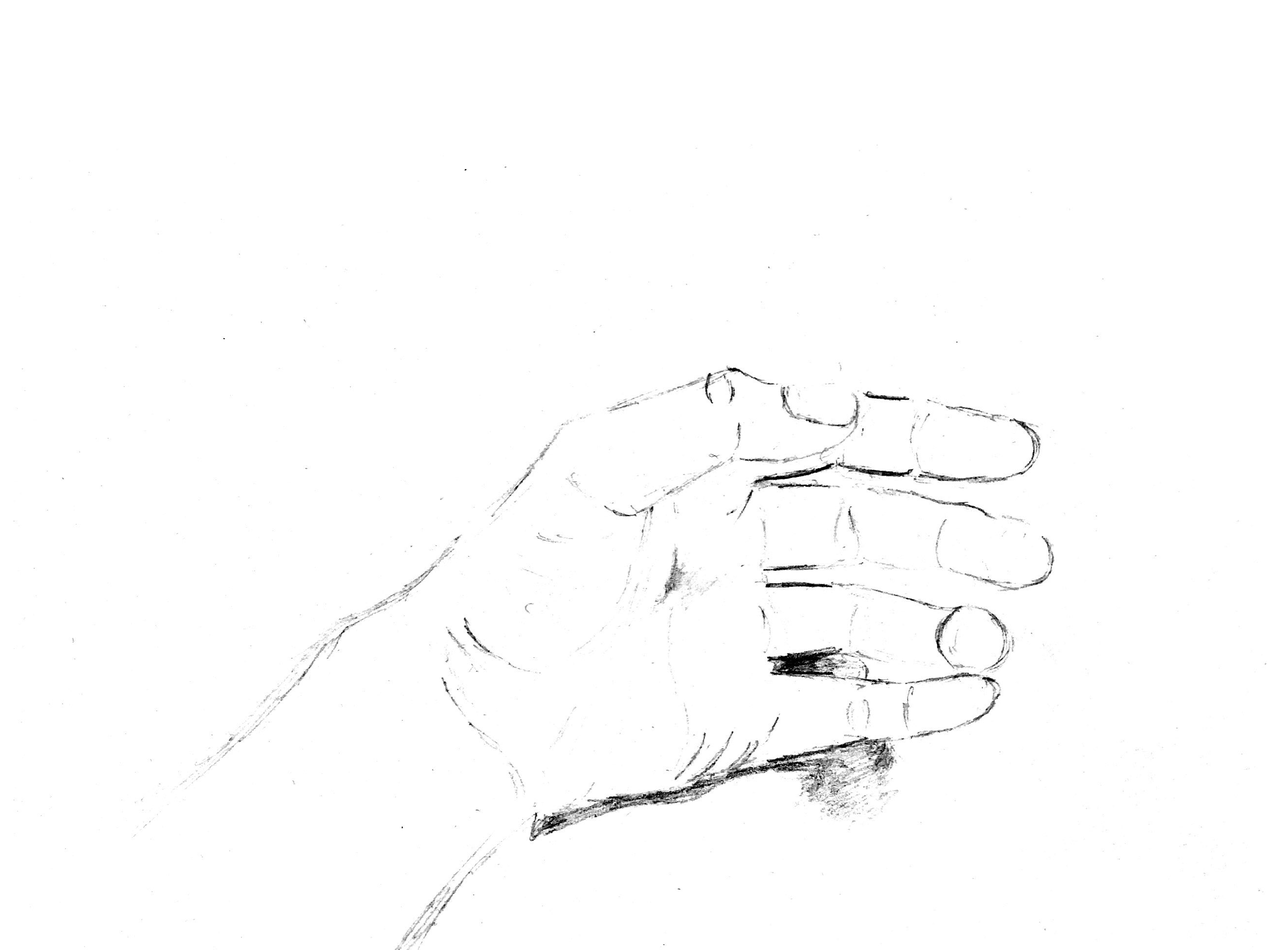
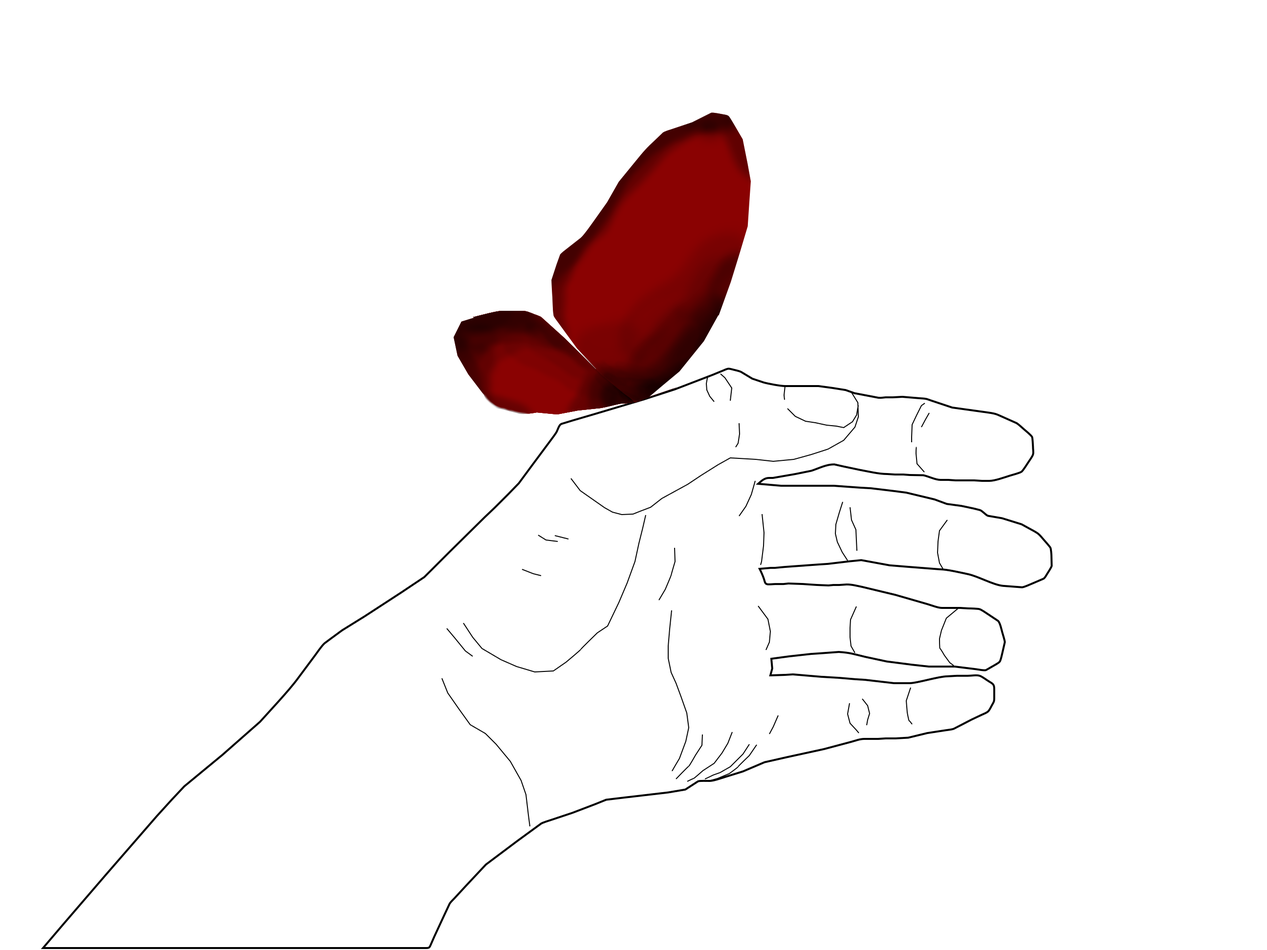
Two versions of the same layered image (1267×950). Layer-by-layer changes:
added group "butterfly top right wing" with 2 layers above "butterfly bottom right wing" over bbox(551, 112, 751, 404)
added layer "butterfly top right wing shade" in group "butterfly top right wing" over bbox(551, 112, 751, 402)
added layer "butterfly top right wing base" in group "butterfly top right wing" over bbox(551, 112, 751, 404)
added group "butterfly bottom right wing" with 2 layers above "butterfly outline" over bbox(453, 310, 643, 415)
added layer "butterfly bottom right wing shade" in group "butterfly bottom right wing" over bbox(453, 310, 635, 415)
added layer "butterfly bottom right wing base" in group "butterfly bottom right wing" over bbox(453, 310, 643, 415)
added layer "line outline" above "hand shade" over bbox(441, 373, 959, 827)
added layer "hand shade" above "hand outline" over bbox(946, 617, 951, 624)
painted on "hand outline" over bbox(40, 367, 1053, 950)
hid "new doc 2018-11-19 12.34.31_1.jpg", painted on it over bbox(13, 144, 1267, 950)
added layer "white background" over bbox(13, 112, 1267, 950)
